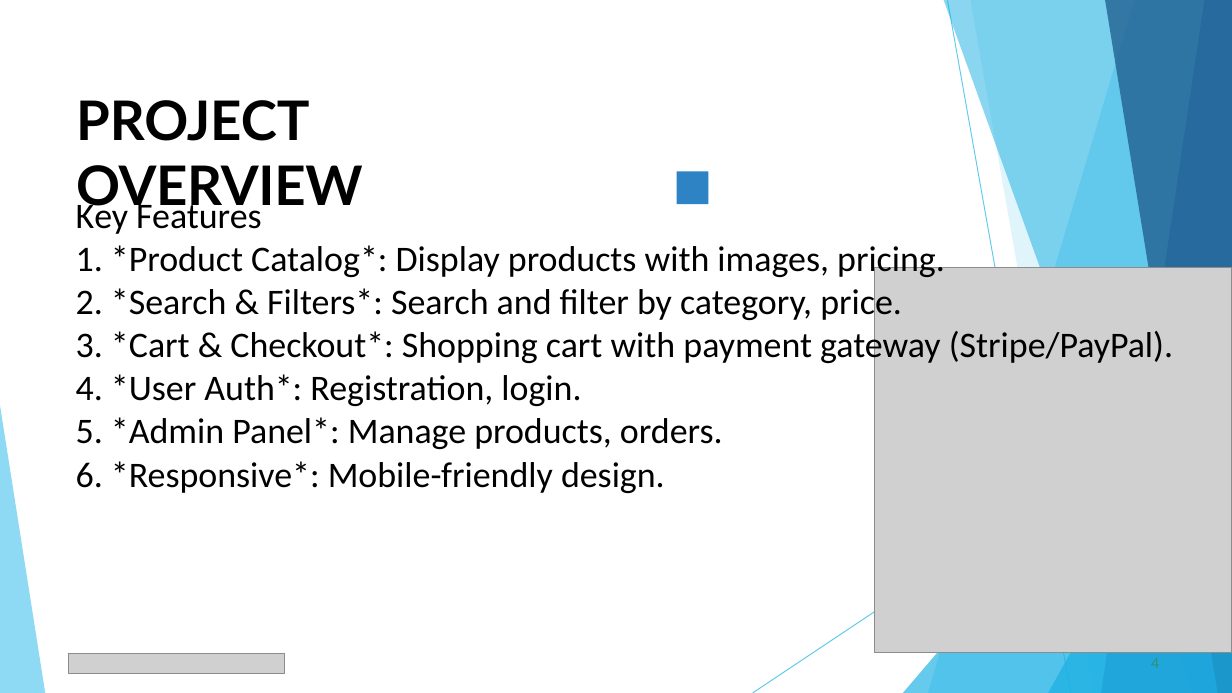
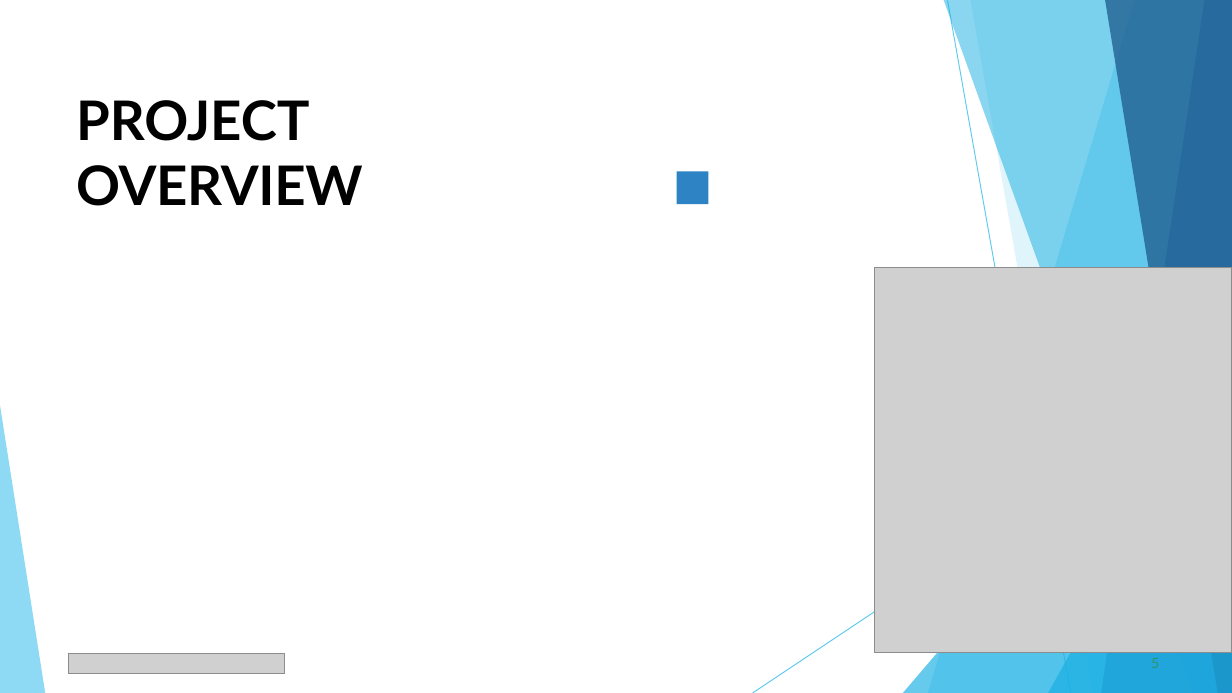
Before and after one commit to supriyasuresh2406-png/Supriya-s, a slide deck: slide 5 of PPT FWD TNSDC 2025 (2).pptx (slide 4 before the commit). Drawn at 1232x693 pixels with LibreOffice and Linux fonts; fonts in the diff are those of the drawing; grey boxes stand for pictures. Boxes give left, top, right and bottom in pixels: in the first picture for what was removed or moved away, otherwise in the second. Text is boxed around its words. In the diff, an @@ line names an element or a change of style, - is before the commit and + after.

```diff
--- a/PPT FWD TNSDC 2025 (2).pptx
+++ b/PPT FWD TNSDC 2025 (2).pptx
@@ title "PROJECT OVERVIEW" rewrapped from (76, 100, 363, 215) to (76, 100, 363, 206) @@
@@ text removed at (76, 198, 1173, 493) @@
-Key Features
-1. *Product Catalog*: Display products with images, pricing.
-2. *Search & Filters*: Search and filter by category, price.
-3. *Cart & Checkout*: Shopping cart with payment gateway (Stripe/PayPal).
-4. *User Auth*: Registration, login.
-5. *Admin Panel*: Manage products, orders.
-6. *Responsive*: Mobile-friendly design.
@@ page number removed at (1151, 658, 1159, 668) @@
-4
@@ page number added at (1151, 658, 1159, 668), 11 pt, text #2D936B @@
+5
```
Also in this commit, not shown: 7 other slides changed, 3 slides added, 2 slides removed.
